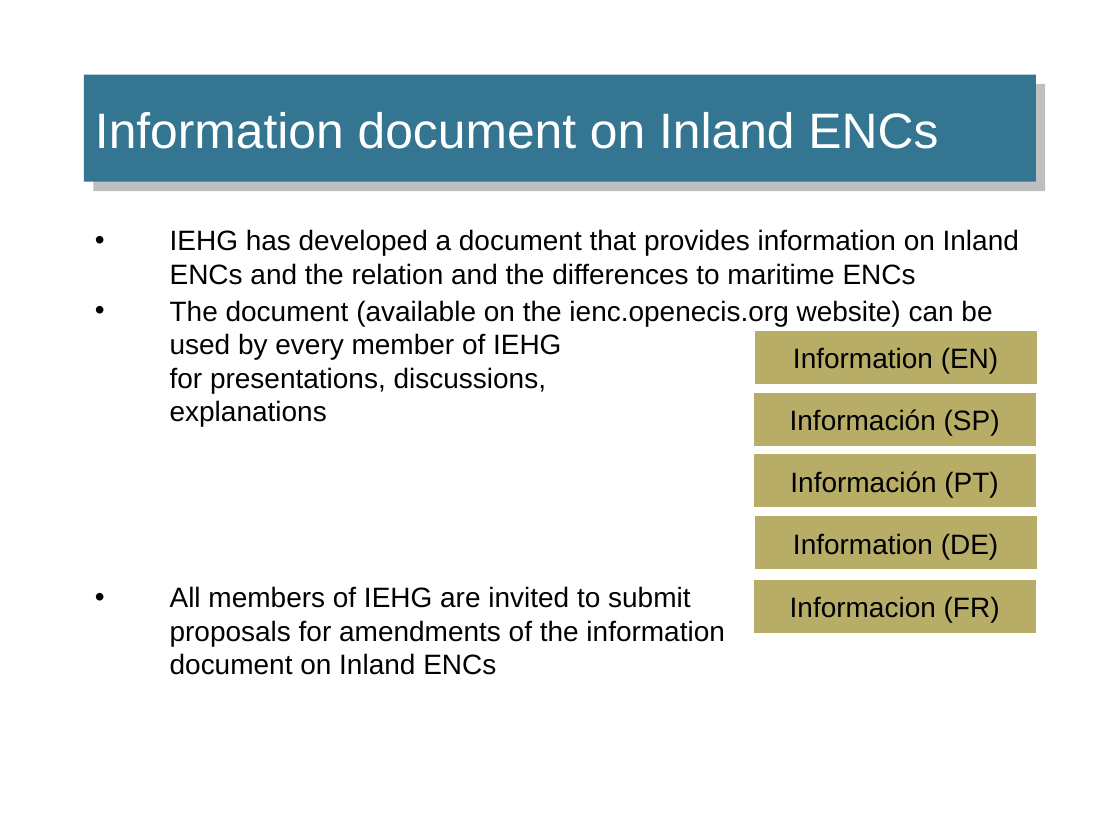
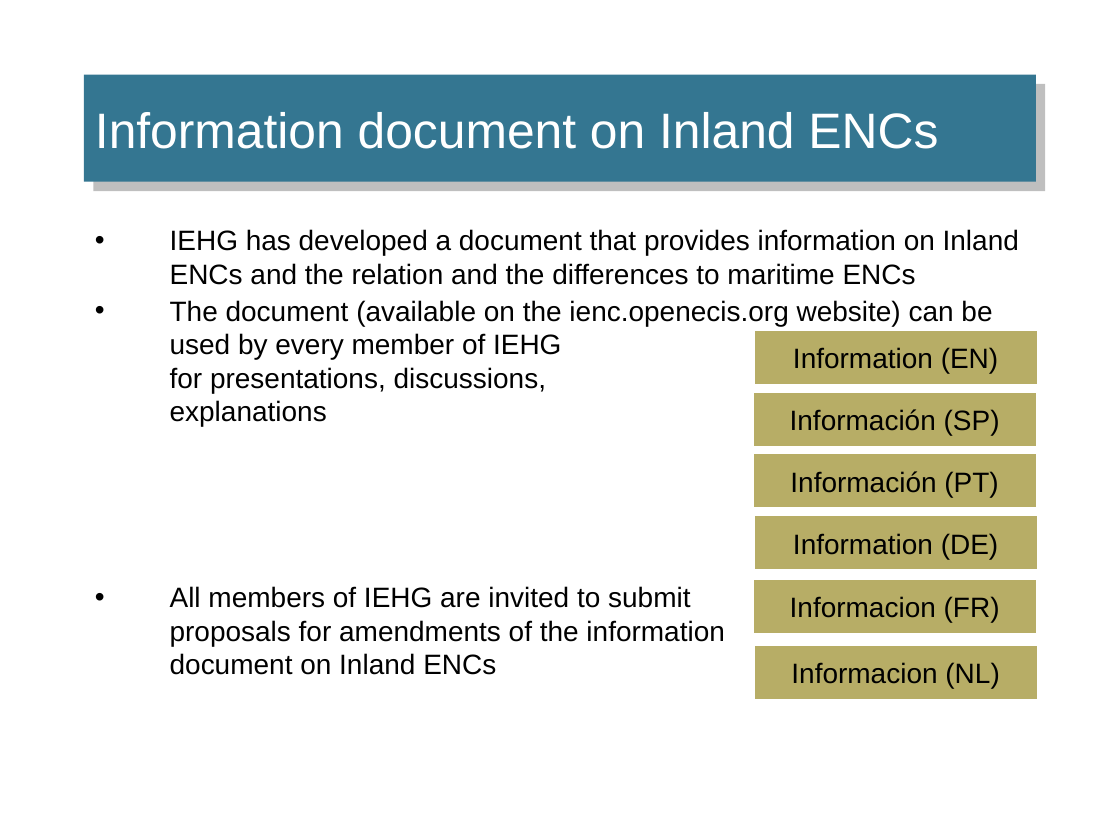
Before and after one commit to IEHG/IEHG-Meeting-2024, a slide deck: slide 114 of IEHG_2024.pptx. Drawn at 1120x840 pixels with LibreOffice and Linux fonts; fonts in the diff are those of the drawing; background and template pictures are left out. Boxes give left, top, right and bottom in pixels: in the first picture for what was removed or moved away, otherwise in the second. Text is boxed around its words. In the diff, an @@ line names an element or a change of style, - is before the commit and + after.

```diff
--- a/IEHG_2024.pptx
+++ b/IEHG_2024.pptx
@@ action button blank added at bbox=[755, 646, 1037, 699], fill #B7AD66, 18 pt, text #000000 @@
+Informacion (NL)
```
Also in this commit, not shown: 5 other slides changed, 1 other file.
